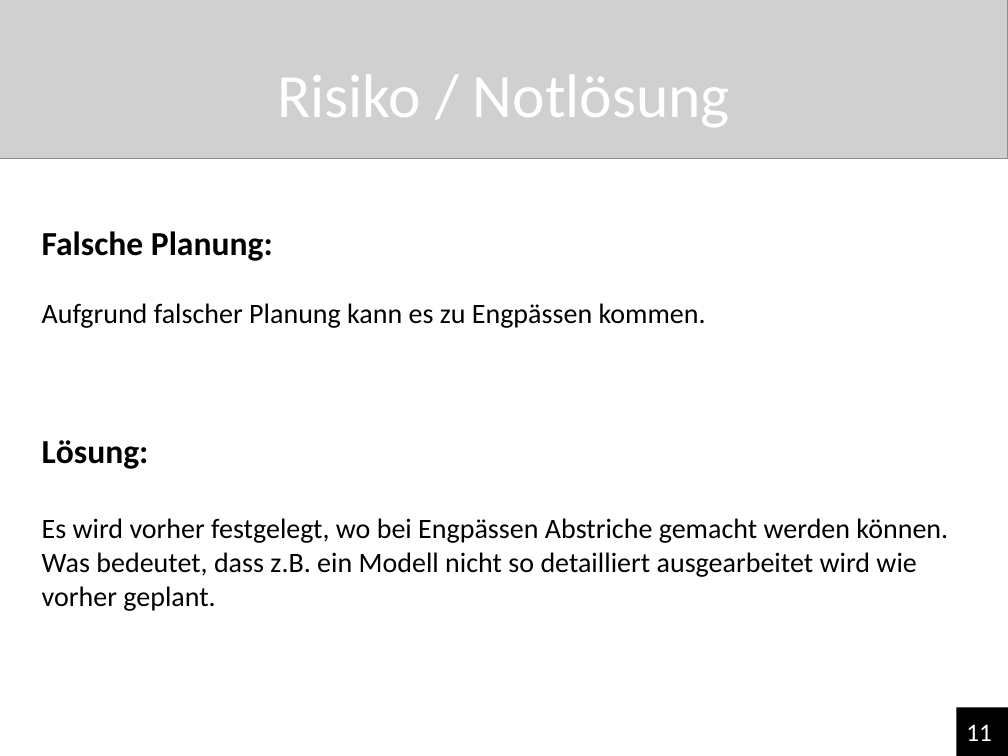
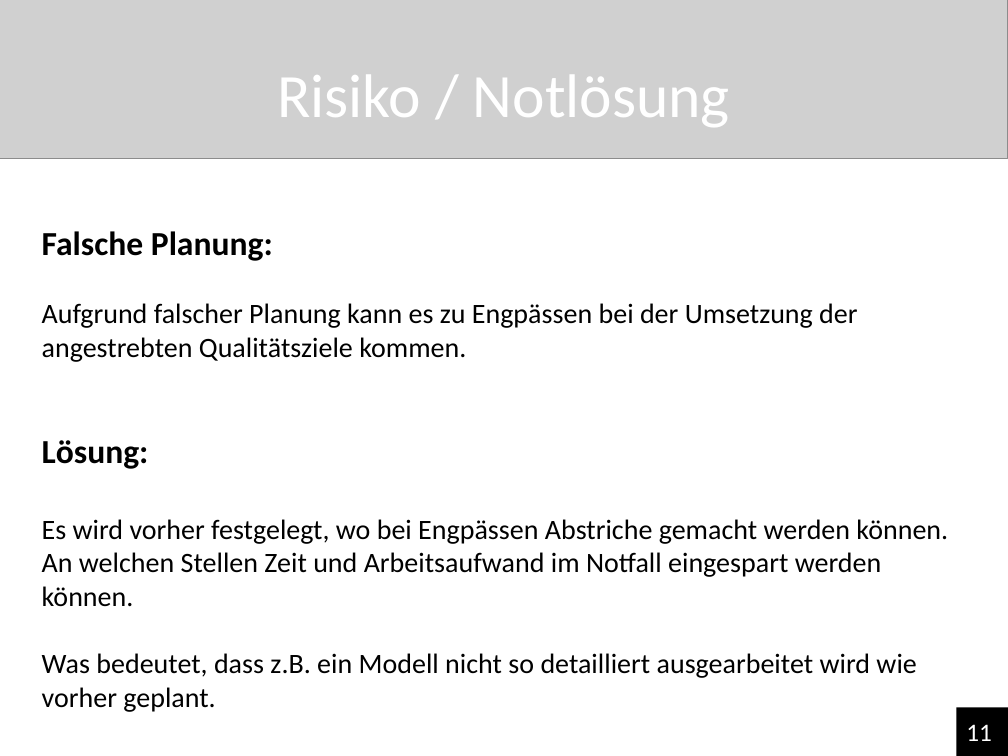
Before and after one commit to NReintanz/Pixie, a slide deck: slide 10 of 00_Organsiatorisches/Pixie‘s großes Abenteuer.pptx. Drawn at 1008x756 pixels with LibreOffice and Linux fonts; fonts in the diff are those of the drawing; grey boxes stand for pictures. Boxes give left, top, right and bottom in pixels: in the first picture for what was removed or moved away, otherwise in the second. Text is boxed around its words. In the diff, an @@ line names an element or a change of style, - is before the commit and + after.

Commit message:
Aktualisierungen
Planung

```diff
--- a/00_Organsiatorisches/Pixie‘s großes Abenteuer.pptx
+++ b/00_Organsiatorisches/Pixie‘s großes Abenteuer.pptx
@@ text at (42,303,857,362): text changed @@
-Aufgrund falscher Planung kann es zu Engpässen kommen.
+Aufgrund falscher Planung kann es zu Engpässen bei der Umsetzung der angestrebten Qualitätsziele kommen.
@@ text at (42,519,948,712): text changed @@
-Es wird vorher festgelegt, wo bei Engpässen Abstriche gemacht werden können. Was bedeutet, dass z.B. ein Modell nicht so detailliert ausgearbeitet wird wie vorher geplant.
+Es wird vorher festgelegt, wo bei Engpässen Abstriche gemacht werden können. An welchen Stellen Zeit und Arbeitsaufwand im Notfall eingespart werden können.
+Was bedeutet, dass z.B. ein Modell nicht so detailliert ausgearbeitet wird wie vorher geplant.
```
Also in this commit, not shown: 8 other slides changed, 3 other files.
